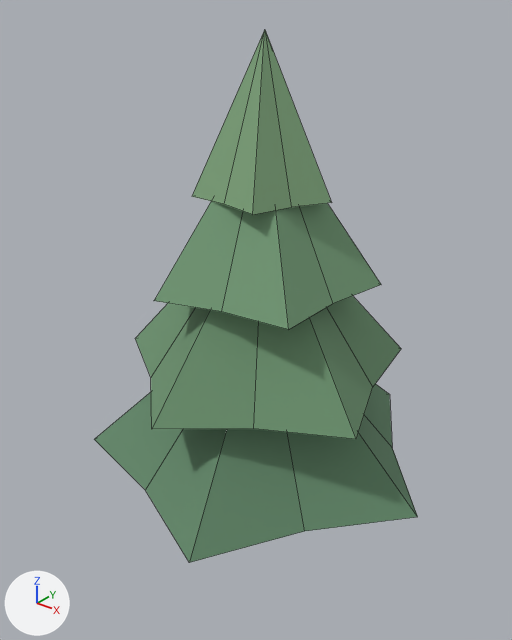
The glTF model godot/assets/models/tree_alpine_spruce.glb, before and after one commit.
Both versions are drawn from a camera (50 mm lens) standing at (1.35, -1.73, 1.86) and looking at (-0.04, 0.01, 0.78). The lights are fixed; the arrows at lower left show +X, +Y and +Z. The older version comes first. Mesh edges are drawn as thin lines. Vertices at exactly the same position are counted once.
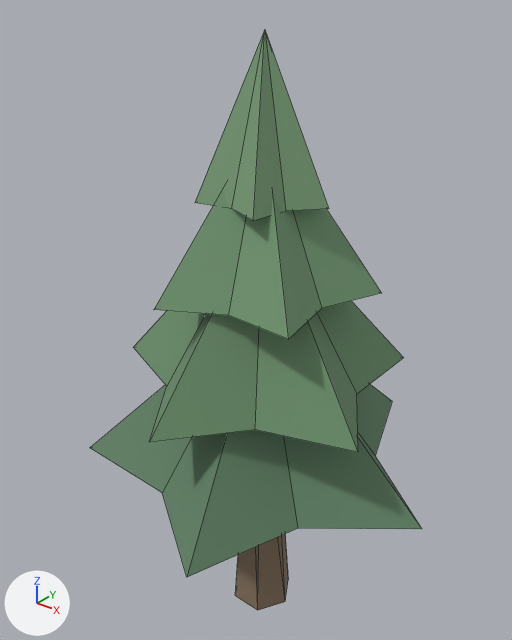
What differs and where, as boxes [x1, y1, x2, y2] in the pictures (512 x 640 px; the box of a moved part takes in the faces that stretch with it):
'Mesh_0', reshaped (9% taller): before [94, 30, 418, 562]; after [90, 30, 422, 610]
part 1 of me_mesh_0, moved or reshaped (not visible before): after [235, 534, 288, 610]
part 2 of me_mesh_0, moved or reshaped: before [94, 32, 418, 562]; after [90, 32, 422, 577]

What changed in the scene script:
```text
Change me_mesh_0:
    used by ob_mesh_0; location = (0.0, 0.0, 0.0)
    remove me_mesh_0.from_pydata(...)  # 57 vertices, 58 faces; spans x -0.52..0.64, y -0.61..0.61, z 0.0..1.72
    add me_mesh_0.from_pydata(...)  # 57 vertices, 58 faces; spans x -0.53..0.66, y -0.63..0.63, z -0.45..1.72
    me_mesh_0 part 1: the loose piece of 13 vertices spanning x -0.11..0.11, y -0.1..0.1, z 0.0..0.42 is scaled about its middle by (1.08, 1.08, 2.38), then moved by (0.0, 0.0, -0.16)
    me_mesh_0 part 2: 43 of 57 vertices moved; they spanned x -0.52..0.64, y -0.61..0.61, z 0.28..1.5 and now span x -0.53..0.66, y -0.63..0.63, z 0.24..1.48; mean shift (0.0, 0.0, -0.03); largest move (-0.15, -0.46, 0.28) -> (-0.13, -0.4, 0.24)
```
